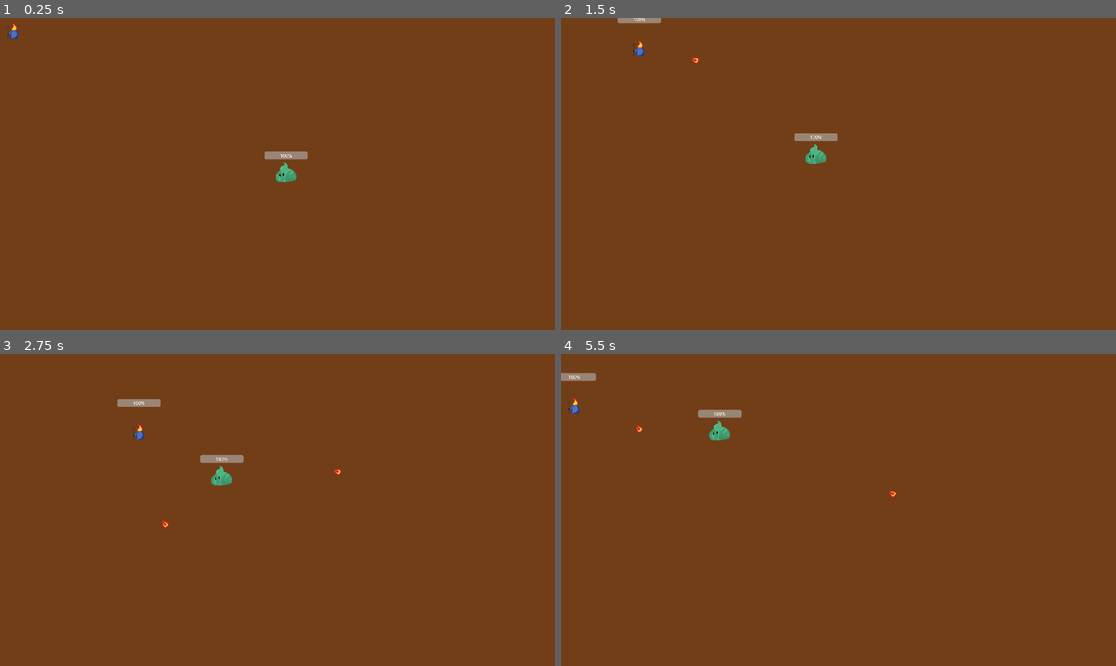
Above: before the commit, frames 1-4 (two rows, left to right).
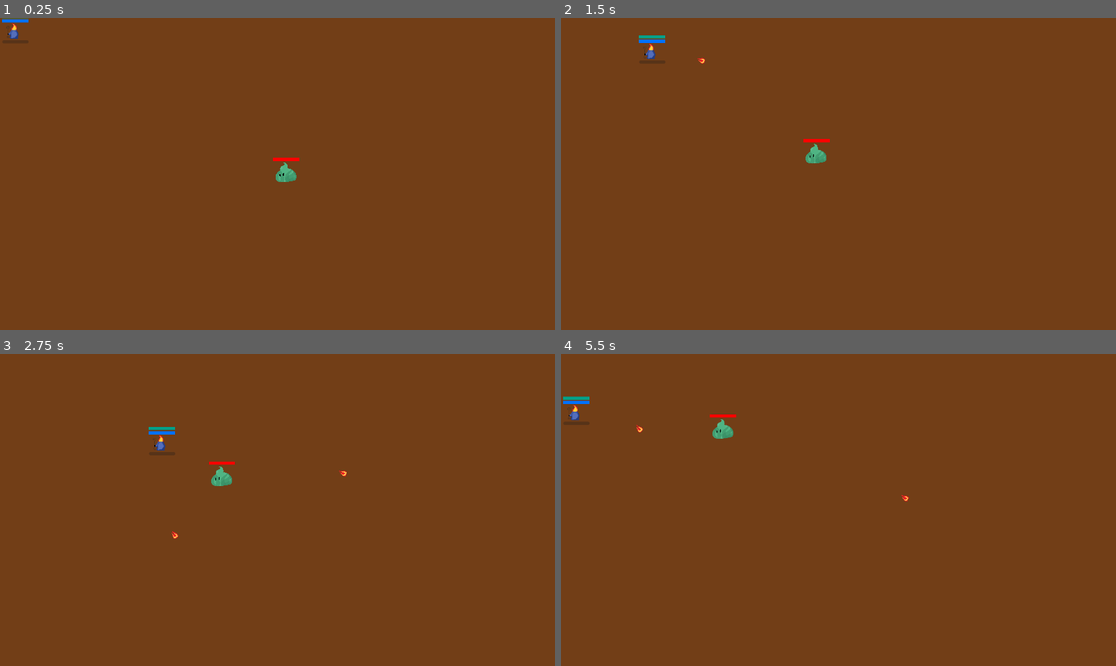
Above: after the commit, the same moments.

Repository: nikiTomov01/wizardGodot
Game: Godot game, scene res://scenes/main.tscn
Two runs of this game, one before a commit and one after it. Both use one fixed random seed, a clock stepped at 60 frames per second and the inputs below.
Inputs (mouse positions are in pixels of both pictures, inside the frame that each line leads up to):
- Up to frame 1 (0.25 s): no input
- Up to frame 2 (1.5 s): move the mouse to (960, 158) at 0.52 s; hold D (move_right) 0.53-1.28 s; move the mouse to (727, 189) at 1.27 s; hold S (move_down) from 1.28 s (still down)
- Up to frame 3 (2.75 s): move the mouse to (333, 441) at 2.02 s; release S (move_down) at 2.03 s; hold D (move_right) from 2.03 s (still down)
- Up to frame 4 (5.5 s): move the mouse to (810, 572) at 2.77 s; release D (move_right) at 2.78 s; hold W (move_up) 2.78-3.53 s; move the mouse to (1005, 556) at 3.52 s; hold A (move_left) 3.53-5.03 s; move the mouse to (672, 463) at 4.27 s; move the mouse to (866, 510) at 5.02 s; hold S (move_down) from 5.03 s (still down)

The runs differ from the first frame. In frame 1, 0.3% of the frame differs, in the area x 0-56%, y 0-46%; in frame 2, 0.7%; in frame 3, 0.8%, in the area x 21-63%, y 14-60%; in frame 4, 0.8%.

Commit message:
Reworked StatBars, added exp system

Diff:
--- a/bullet.gd
+++ b/bullet.gd
@@ -10,6 +10,6 @@
 
 
 func _on_body_entered(body: Node2D):
-	if body.has_method("updateStatus"):
-		body.updateStatus(dmg)
+	if body.has_method("take_damage"):
+		body.take_damage(dmg)
 		queue_free()
--- a/scenes/enemy.tscn
+++ b/scenes/enemy.tscn
@@ -3,7 +3,7 @@
 [ext_resource type="Texture2D" uid="uid://cwo0t6bbyw8kl" path="res://assets/enemies/normalSlime.png" id="1_7p1mj"]
 [ext_resource type="Script" uid="uid://5syov7xfcr5t" path="res://scripts/enemy.gd" id="1_md0e3"]
 [ext_resource type="PackedScene" uid="uid://ju04dggoxc0i" path="res://scenes/status_bar.tscn" id="3_4ra3w"]
-[ext_resource type="Script" uid="uid://bv77phms0tduu" path="res://scripts/healthComponent.gd" id="4_5uy6h"]
+[ext_resource type="Script" uid="uid://c17gjjna2yl8k" path="res://scripts/stat_component.gd" id="3_5uy6h"]
 
 [sub_resource type="CapsuleShape2D" id="CapsuleShape2D_7p1mj"]
 radius = 25.174553
@@ -29,11 +29,14 @@
 rotation = -4.8122888
 shape = SubResource("CapsuleShape2D_7p1mj")
 
-[node name="healhBar" parent="." unique_id=1836681470 instance=ExtResource("3_4ra3w")]
-offset_left = -67.0
-offset_top = -64.0
-offset_right = -27.0
-offset_bottom = -24.0
-script = ExtResource("4_5uy6h")
+[node name="Health" type="Node" parent="." unique_id=43024846]
+script = ExtResource("3_5uy6h")
+max_value = 3
 
-[connection signal="health_changed" from="healhBar" to="." method="_on_status_bar_health_changed"]
+[node name="HealthBar" parent="." unique_id=1836681470 node_paths=PackedStringArray("stat_component") instance=ExtResource("3_4ra3w")]
+offset_left = -37.0
+offset_top = -43.0
+offset_right = 3.0
+offset_bottom = -3.0
+fill_color = Color(1, 0, 0, 1)
+stat_component = NodePath("../Health")
--- a/scenes/health_component.tscn
+++ /dev/null
@@ -1,6 +0,0 @@
-[gd_scene format=3 uid="uid://c1j4myec426ua"]
-
-[ext_resource type="Script" uid="uid://56ioliegpul7" path="res://scripts/health_component.gd" id="1_a1tyf"]
-
-[node name="HealthComponent" type="Node2D" unique_id=1057061210]
-script = ExtResource("1_a1tyf")
--- a/scenes/status_bar.tscn
+++ b/scenes/status_bar.tscn
@@ -1,14 +1,18 @@
 [gd_scene format=3 uid="uid://ju04dggoxc0i"]
+
+[ext_resource type="Script" uid="uid://ced15cqadi4al" path="res://scripts/status_bar.gd" id="1_14g54"]
 
 [node name="Status_Bar" type="Control" unique_id=1836681470]
 layout_mode = 3
 anchors_preset = 0
 offset_right = 40.0
 offset_bottom = 40.0
+script = ExtResource("1_14g54")
 
 [node name="ProgressBar" type="ProgressBar" parent="." unique_id=2146966305]
 layout_mode = 0
 offset_left = 1.0
 offset_top = -1.0
-offset_right = 151.0
-offset_bottom = 26.0
+offset_right = 92.0
+offset_bottom = 10.0
+show_percentage = false
--- a/scenes/wizard.tscn
+++ b/scenes/wizard.tscn
@@ -2,8 +2,9 @@
 
 [ext_resource type="Script" uid="uid://dkny3783sdp5" path="res://scripts/wizard.gd" id="1_leome"]
 [ext_resource type="Texture2D" uid="uid://gi3l51jmmdme" path="res://assets/mainCharacter/pixelFlameChar.png" id="2_j4iv4"]
-[ext_resource type="PackedScene" uid="uid://ju04dggoxc0i" path="res://scenes/status_bar.tscn" id="3_j4iv4"]
-[ext_resource type="Script" uid="uid://bv77phms0tduu" path="res://scripts/healthComponent.gd" id="4_nmnu7"]
+[ext_resource type="Script" uid="uid://c17gjjna2yl8k" path="res://scripts/stat_component.gd" id="3_j4iv4"]
+[ext_resource type="PackedScene" uid="uid://ju04dggoxc0i" path="res://scenes/status_bar.tscn" id="4_nmnu7"]
+[ext_resource type="Script" uid="uid://dq4uq05bbs6vq" path="res://scripts/exp_comp.gd" id="5_5ipgv"]
 
 [sub_resource type="CapsuleShape2D" id="CapsuleShape2D_4vejd"]
 radius = 19.0
@@ -26,11 +27,38 @@
 
 [node name="Muzzle" type="Marker2D" parent="." unique_id=1269880250]
 
-[node name="HealthBar" parent="." unique_id=1976270570 instance=ExtResource("3_j4iv4")]
-offset_left = -76.0
-offset_top = -108.0
-offset_right = -36.0
-offset_bottom = -68.0
-script = ExtResource("4_nmnu7")
+[node name="Health" type="Node" parent="." unique_id=1528706583]
+script = ExtResource("3_j4iv4")
+
+[node name="Mana" type="Node" parent="." unique_id=2025588625]
+script = ExtResource("3_j4iv4")
+max_value = 50
+
+[node name="HealthBar" parent="." unique_id=1836681470 node_paths=PackedStringArray("stat_component") instance=ExtResource("4_nmnu7")]
+offset_left = -40.0
+offset_top = -49.0
+offset_right = 0.0
+offset_bottom = -9.0
+fill_color = Color(3.85046e-06, 0.6298811, 0.54199463, 1)
+stat_component = NodePath("../Health")
+
+[node name="ManaBar" parent="." unique_id=2105427422 node_paths=PackedStringArray("stat_component") instance=ExtResource("4_nmnu7")]
+offset_left = -40.0
+offset_top = -34.0
+offset_right = 0.0
+offset_bottom = 6.0
+fill_color = Color(0, 0.44313726, 1, 1)
+stat_component = NodePath("../Mana")
+
+[node name="Exp" type="Node" parent="." unique_id=167931394]
+script = ExtResource("5_5ipgv")
+
+[node name="ExpBar" parent="." unique_id=945224683 node_paths=PackedStringArray("stat_component") instance=ExtResource("4_nmnu7")]
+offset_left = -39.0
+offset_top = 38.0
+offset_right = 1.0
+offset_bottom = 78.0
+fill_color = Color(0.9065829, 9.62615e-08, 0.46135336, 1)
+stat_component = NodePath("../Exp")
 
 [connection signal="timeout" from="Timer" to="." method="_on_timer_timeout"]
--- a/scripts/enemy.gd
+++ b/scripts/enemy.gd
@@ -1,15 +1,21 @@
 extends CharacterBody2D
 
+@export var move_speed := 100.0
+@onready var health = $Health
 
-@export var move_speed := 100.0
-@export var health := 3
-@onready var hpBar = $healhBar
+@export var exp_reward := 5
 
 var wizard: Node2D
 
 func _ready():
 	wizard = get_tree().get_first_node_in_group("wizard")
-	print(wizard)
+
+	health.depleted.connect(_on_death)
+
+func _on_death():
+	if wizard:
+		wizard.add_exp(exp_reward)
+	queue_free()
 
 func _physics_process(delta: float) -> void:
 	if wizard == null:
@@ -19,11 +25,5 @@
 	velocity = direction * move_speed
 	move_and_slide()
 
-#func take_damage(damage: int):
-	#health -= damage
-	#
-	#if health <= 0:
-		#queue_free()
-
-func updateStatus(dmg: int):
-	hpBar.take_damage(dmg)
+func take_damage(damage: int):
+	health.remove(damage)
--- /dev/null
+++ b/scripts/exp_comp.gd
@@ -0,0 +1,31 @@
+extends Node
+
+signal value_changed(current, maximum)
+signal level_up(level)
+
+@export var starting_level := 1
+@export var base_exp := 10
+
+var level := 1
+var current_value := 0
+var max_value := 0
+
+func _ready():
+	level = starting_level
+	max_value = base_exp
+
+	value_changed.emit(current_value, max_value)
+
+func add_exp(amount: int):
+	current_value += amount
+
+	while current_value >= max_value:
+		current_value -= max_value
+		level += 1
+
+		level_up.emit(level)
+
+		# simple scale formula
+		max_value = int(max_value * 1.5)
+
+	value_changed.emit(current_value, max_value)
--- a/scripts/healthComponent.gd
+++ /dev/null
@@ -1,23 +0,0 @@
-extends Control
-
-signal health_changed(curr_hp, max_hp)
-signal died
-
-@onready var bar = $ProgressBar
-
-@export var max_hp := 3
-var curr_hp = max_hp
-
-func _ready():
-	bar.max_value = max_hp
-	bar.value = max_hp
-
-func take_damage(amount: int):
-	curr_hp -= amount
-	bar.value = curr_hp
-
-	health_changed.emit(curr_hp, max_hp)
-
-	if curr_hp <= 0:
-		died.emit()
-		get_parent().queue_free()
--- /dev/null
+++ b/scripts/stat_component.gd
@@ -0,0 +1,29 @@
+class_name StatComponent
+extends Node
+
+signal value_changed(current, maximum)
+signal depleted
+signal filled
+
+@export var max_value := 100
+
+var current_value := 0
+
+func _ready() -> void:
+	current_value = max_value
+	value_changed.emit(current_value, max_value)
+
+func add(amount: int):
+	current_value = min(current_value + amount, max_value)
+	value_changed.emit(current_value, max_value)
+
+	if current_value == max_value:
+		filled.emit()
+
+func remove(amount: int):
+	current_value = max(current_value - amount, 0)
+
+	value_changed.emit(current_value, max_value)
+
+	if current_value <= 0:
+		depleted.emit()
--- /dev/null
+++ b/scripts/status_bar.gd
@@ -0,0 +1,24 @@
+extends Control
+
+@export var fill_color: Color = Color.WHITE
+@export var stat_component: Node
+
+@onready var progress_bar = $ProgressBar
+
+
+# Called when the node enters the scene tree for the first time.
+func _ready() -> void:
+	var style = StyleBoxFlat.new()
+	style.bg_color = fill_color
+	progress_bar.add_theme_stylebox_override("fill", style)
+	if stat_component:
+		stat_component.value_changed.connect(update_value)
+
+		update_value(
+			stat_component.current_value,
+			stat_component.max_value
+		)
+
+func update_value(current, maximum):
+	progress_bar.max_value = maximum
+	progress_bar.value = current
--- a/scripts/wizard.gd
+++ b/scripts/wizard.gd
@@ -3,11 +3,25 @@
 @export var max_health := 5
 var current_heatlh := max_health
 
-@export var speed := 300.0
+@onready var exp = $Exp
+
+@export var speed := 350.0
 @export var attack_speed := 1.0
 @export var bullet_count := 1
 
 var bullet_scene = preload("res://scenes/bullet.tscn")
+
+func _ready() -> void:
+	exp.level_up.connect(_on_level_up)
+
+func add_exp(amount: int):
+	exp.add_exp(amount)
+
+func _on_level_up(level):
+	print("Leveled up!", level)
+
+func _on_death():
+	queue_free()
 
 func _enter_tree():
 	update_attack_speed()
Not shown, added: scripts/exp_comp.gd.uid
Not shown, removed: scripts/healthComponent.gd.uid
Not shown, added: scripts/stat_component.gd.uid
Not shown, added: scripts/status_bar.gd.uid
